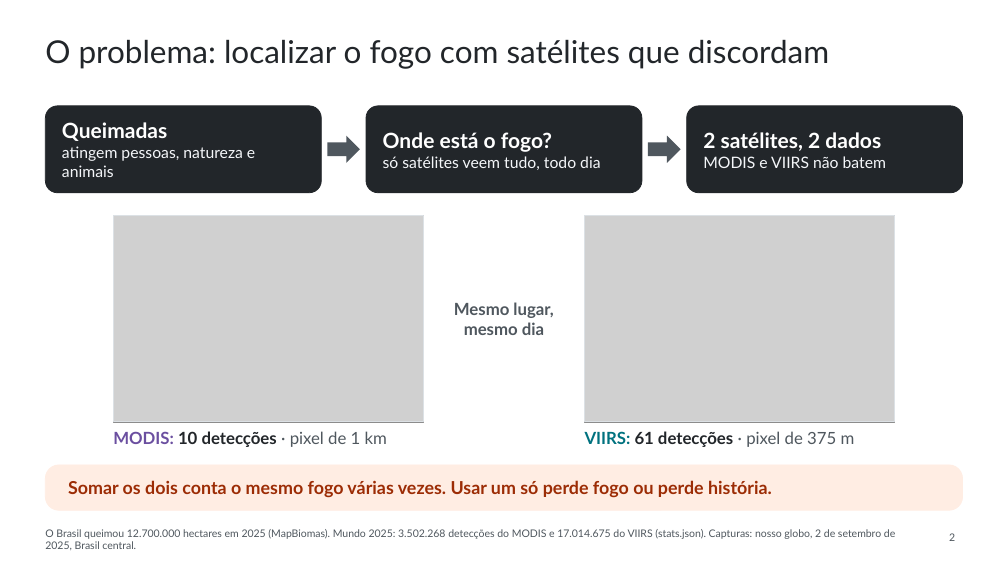
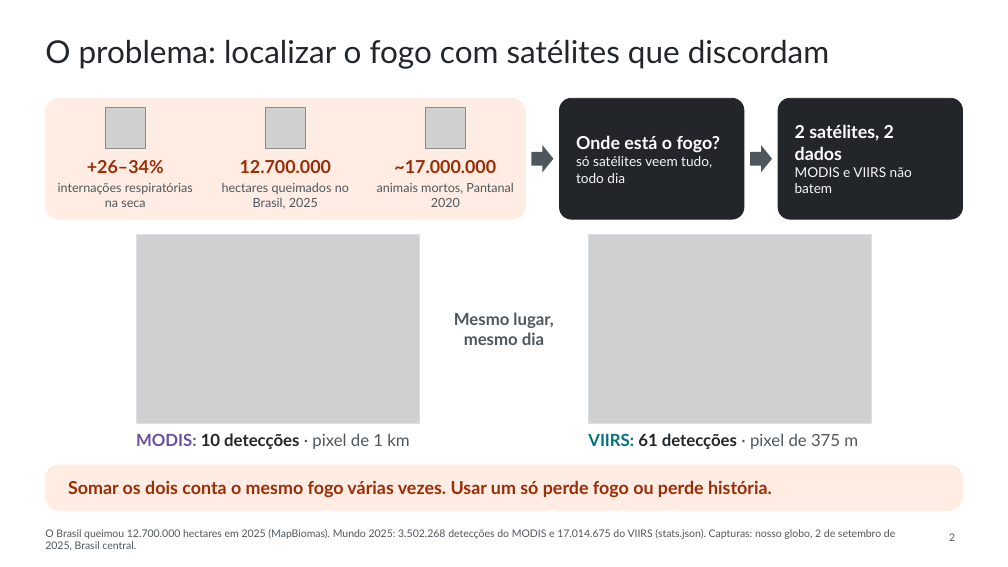
Before and after one commit to WednyFernandes/de-olho-no-fogo, a slide deck: slide 2 of public/apresentacao/de-olho-no-fogo-space-apps-2026-pt.pptx. Drawn at 1008x567 pixels with LibreOffice and Linux fonts; fonts in the diff are those of the drawing; grey boxes stand for pictures. Boxes give left, top, right and bottom in pixels: in the first picture for what was removed or moved away, otherwise in the second. Text is boxed around its words. In the diff, an @@ line names an element or a change of style, - is before the commit and + after.

```diff
--- a/public/apresentacao/de-olho-no-fogo-space-apps-2026-pt.pptx
+++ b/public/apresentacao/de-olho-no-fogo-space-apps-2026-pt.pptx
@@ rounded rectangle removed at [45, 106, 321, 193] @@
@@ rounded rectangle added at [45, 98, 526, 219], fill #FFEDE3, outline #FFEDE3 0.75 pt @@
@@ picture added at [105, 107, 146, 148] @@
@@ picture added at [265, 107, 306, 148] @@
@@ picture added at [425, 107, 466, 148] @@
@@ rounded rectangle at [560, 98, 744, 219]: proportions changed @@
@@ rounded rectangle: place and size @@
-rounded rectangle at [366, 106, 642, 193]
+rounded rectangle at [560, 98, 744, 219]
@@ text "Onde está o fogo?": place and size @@
-text "Onde está o fogo?" at [383, 132, 600, 170]
+text "Onde está o fogo?" at [576, 135, 721, 183]
@@ text "Onde está o fogo?" at [576, 135, 721, 183]: size 20 to 17 pt in "Onde está o fogo?"; size 15 to 13 pt in "só satélites veem tudo, todo dia" @@
@@ rounded rectangle: place and size @@
-rounded rectangle at [687, 106, 963, 193]
+rounded rectangle at [778, 98, 963, 219]
@@ rounded rectangle at [778, 98, 963, 219]: proportions changed @@
@@ text "2 satélites, 2 dados": place and size @@
-text "2 satélites, 2 dados" at [703, 132, 886, 168]
+text "2 satélites, 2 dados" at [795, 124, 912, 193]
@@ text "2 satélites, 2 dados" at [795, 124, 912, 193]: size 20 to 17 pt in "2 satélites, 2 dados"; size 15 to 13 pt in "MODIS e VIIRS não batem" @@
@@ text removed at [62, 122, 255, 177] @@
-Queimadas
-atingem pessoas, natureza e animais
@@ right arrow: place and size @@
-right arrow at [327, 135, 360, 163]
+right arrow at [532, 145, 554, 172]
@@ right arrow: place and size @@
-right arrow at [648, 135, 681, 163]
+right arrow at [750, 145, 772, 172]
@@ text added at [87, 160, 164, 173], 17 pt, text #9C2C05, bold @@
++26–34%
@@ text added at [240, 160, 331, 173], 17 pt, text #9C2C05, bold @@
+12.700.000
@@ text added at [394, 160, 496, 173], 17 pt, text #9C2C05, bold @@
+~17.000.000
@@ text added at [58, 183, 193, 207], 12 pt, text #4F575E @@
+internações respiratórias na seca
@@ text added at [222, 182, 349, 209], 12 pt, text #4F575E @@
+hectares queimados no Brasil, 2025
@@ text added at [377, 183, 514, 207], 12 pt, text #4F575E @@
+animais mortos, Pantanal 2020
@@ picture: place and size @@
-picture at [113, 216, 423, 422]
+picture at [136, 234, 420, 423]
@@ rectangle: place and size @@
-rectangle at [113, 216, 423, 422]
+rectangle at [136, 234, 420, 423]
@@ picture: place and size @@
-picture at [585, 216, 895, 422]
+picture at [588, 234, 872, 423]
@@ rectangle: place and size @@
-rectangle at [585, 216, 895, 422]
+rectangle at [588, 234, 872, 423]
@@ text "Mesmo lugar,": place and size @@
-text "Mesmo lugar," at [454, 302, 553, 335]
+text "Mesmo lugar," at [454, 312, 553, 345]
@@ text "MODIS: 10 detecções · pixel ...": place and size @@
-text "MODIS: 10 detecções · pixel ..." at [113, 431, 387, 447]
+text "MODIS: 10 detecções · pixel ..." at [136, 433, 409, 449]
```
Also in this commit, not shown: 3 other slides changed, 4 other files.
